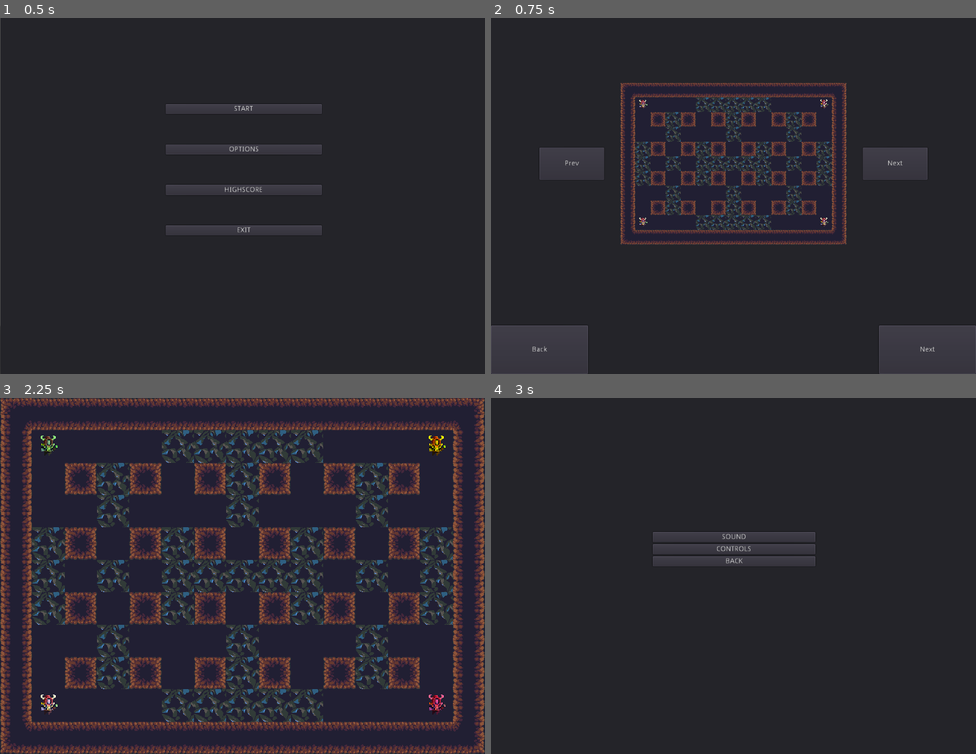
Above: before the commit, frames 1-4 (two rows, left to right).
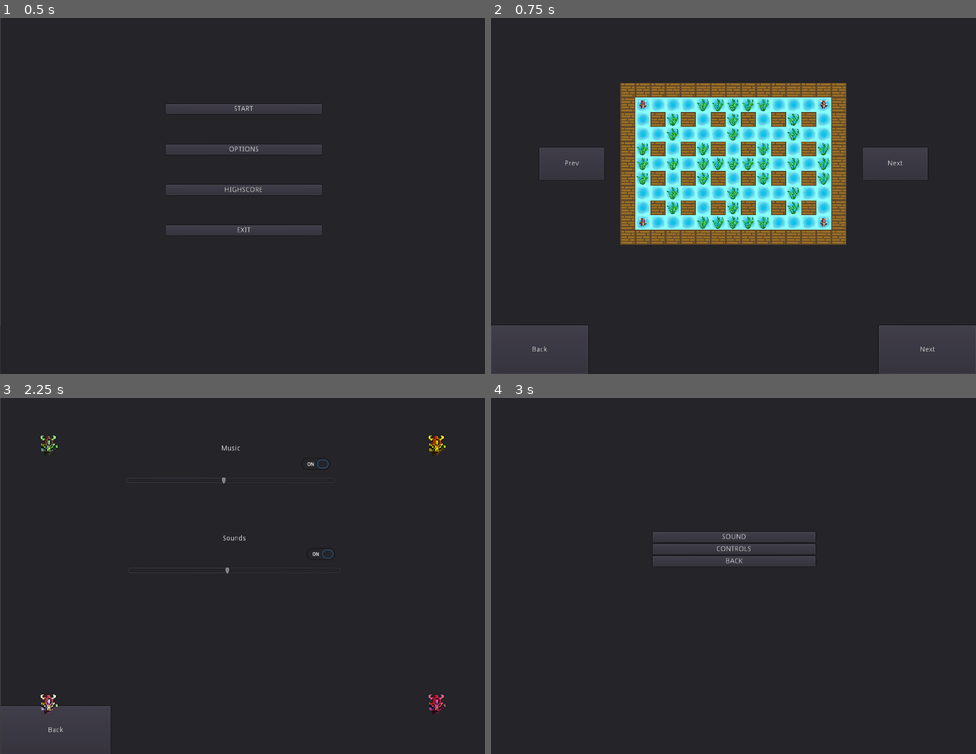
Above: after the commit, the same moments.

Repository: DominikWolek/bomber-game
Game: Godot game, scene res://GUI/Main Scene/MainMenuScene.tscn
The game is run twice, just before and just after one commit, with the same random seed, the same clock (stepped at 60 frames per second) and the same inputs.
Inputs:
- Up to frame 1 (0.5 s): no input
- Up to frame 2 (0.75 s): click "START" at 0.5 s
- Up to frame 3 (2.25 s): click "Next" at 1.25 s; click "Next" at 2 s
- Up to frame 4 (3 s): click "Back" at 2.75 s

Frame 1 is identical in both runs. In frame 2, 20% of the frame differs, in the area x 26-74%, y 18-64%; in frame 3, 27%, in the area x 0-100%, y 0-100%; in frame 4, nothing differs.

Commit message:
Added comments

Diff:
--- a/Bomberman/ConfigurationNode.tscn
+++ b/Bomberman/ConfigurationNode.tscn
@@ -5,6 +5,19 @@
 
 var game_info={} # structure from the configuration file, we use it for writing / reading
 var config_file
+
+\"\"\"
+Method name: load_configuration
+Arguments: none
+The function is responsible for loading all of the fields from the
+configuration file into the structure.
+\"\"\"
+func load_configuration():
+	config_file.load(\"res://config.cfg\")
+	for section in game_info.keys():
+		for key in game_info[section]:
+			game_info[section][key] = config_file.get_value(section,key,null)
+
 
 \"\"\"
 Method name: change_and_commit
@@ -27,50 +40,6 @@
 \"\"\"
 func get_value(section,key):
 	return game_info[section][key]
-
-
-\"\"\"
-Method name: update_move_set
-Arguments: PlayerID
-The function responsible for adding InputEvents to actions.
-\"\"\"
-func update_move_set(PlayerID):
-	var UPevent = InputEventKey.new()
-	UPevent.set_scancode( game_info[PlayerID][\"up\"] )
-	InputMap.action_erase_events(PlayerID+'_ui_up')
-	InputMap.action_add_event( PlayerID+'_ui_up',UPevent)
-
-	var DOWNevent = InputEventKey.new()
-	DOWNevent.set_scancode( game_info[PlayerID][\"down\"] )
-	InputMap.action_erase_events(PlayerID+'_ui_down')
-	InputMap.action_add_event( PlayerID+'_ui_down',DOWNevent)
-
-	var LEFTevent = InputEventKey.new()
-	LEFTevent.set_scancode( game_info[PlayerID][\"left\"] )
-	InputMap.action_erase_events(PlayerID+'_ui_left')
-	InputMap.action_add_event( PlayerID+'_ui_left',LEFTevent)
-
-	var RIGHTevent = InputEventKey.new()
-	RIGHTevent.set_scancode( game_info[PlayerID][\"right\"] )
-	InputMap.action_erase_events(PlayerID+'_ui_right')
-	InputMap.action_add_event( PlayerID+'_ui_right',RIGHTevent)
-
-	var BOMBevent = InputEventKey.new()
-	BOMBevent.set_scancode( game_info[PlayerID][\"bomb\"] )
-	InputMap.action_erase_events(PlayerID+'_ui_select')
-	InputMap.action_add_event( PlayerID+'_ui_select',BOMBevent)
-
-\"\"\"
-Method name: load_configuration
-Arguments: none
-The function is responsible for loading all of the fields from the
-configuration file into the structure.
-\"\"\"
-func load_configuration():
-	config_file.load(\"res://config.cfg\")
-	for section in game_info.keys():
-		for key in game_info[section]:
-			game_info[section][key] = config_file.get_value(section,key,null)
 
 \"\"\"
 Method name: add_actions
@@ -169,7 +138,38 @@
 	update_move_set(\"P1\")
 	update_move_set(\"P2\")
 	update_move_set(\"P3\")
-	update_move_set(\"P4\")"
+	update_move_set(\"P4\")
+
+\"\"\"
+Method name: update_move_set
+Arguments: PlayerID
+The function responsible for adding InputEvents to actions.
+\"\"\"
+func update_move_set(PlayerID):
+	var UPevent = InputEventKey.new()
+	UPevent.set_scancode( game_info[PlayerID][\"up\"] )
+	InputMap.action_erase_events(PlayerID+'_ui_up')
+	InputMap.action_add_event( PlayerID+'_ui_up',UPevent)
+
+	var DOWNevent = InputEventKey.new()
+	DOWNevent.set_scancode( game_info[PlayerID][\"down\"] )
+	InputMap.action_erase_events(PlayerID+'_ui_down')
+	InputMap.action_add_event( PlayerID+'_ui_down',DOWNevent)
+
+	var LEFTevent = InputEventKey.new()
+	LEFTevent.set_scancode( game_info[PlayerID][\"left\"] )
+	InputMap.action_erase_events(PlayerID+'_ui_left')
+	InputMap.action_add_event( PlayerID+'_ui_left',LEFTevent)
+
+	var RIGHTevent = InputEventKey.new()
+	RIGHTevent.set_scancode( game_info[PlayerID][\"right\"] )
+	InputMap.action_erase_events(PlayerID+'_ui_right')
+	InputMap.action_add_event( PlayerID+'_ui_right',RIGHTevent)
+
+	var BOMBevent = InputEventKey.new()
+	BOMBevent.set_scancode( game_info[PlayerID][\"bomb\"] )
+	InputMap.action_erase_events(PlayerID+'_ui_select')
+	InputMap.action_add_event( PlayerID+'_ui_select',BOMBevent)"
 
 [node name="Node2D" type="Node2D"]
 script = SubResource( 1 )
--- a/Bomberman/GUI/Options/Control Options/BOMB.gd
+++ b/Bomberman/GUI/Options/Control Options/BOMB.gd
@@ -4,22 +4,38 @@
 var code
 
 func _ready():
-#funkcja blokuje sygnal i obsluguje zmiane przycisku
 	player_id = get_parent().player_id
+
+"""
+Method name: _on_BOMB_pressed();
+Arguments: N/A
+Function change the key that is corresponding to the parent node's ui_select action
+"""
 func _on_BOMB_pressed():
-	#sprawdzenie czy inny przycisk nie jest obslugiwany
+	#Check if there is no concurrent signal handling
 	if ( get_parent().get_parent().getSignal() == true ):
 		return
 	else:
+		#Get the exclussiveness for input handling
 		get_parent().get_parent().setSignalOn()
-	#proces obslugi wejscia
+
 	set_process_input(true)
 	add_user_signal("AnyKeyClicked")
+
+	#Waiting for _input() to trigger signal
 	yield(self,"AnyKeyClicked")
-#funkcja nadpisujaca standardowa obsluge wejscia
+	get_parent().get_parent().setSignalOff()
+	#Change the action in ConfigurationNode
 	get_node("/root/ConfigurationNode").change_and_commit(player_id,"bomb",code)
 	get_node("/root/ConfigurationNode").update_move_set(player_id)
-	get_parent().get_parent().setSignalOff()
+
+
+
+"""
+Method name: _input();
+Arguments: event
+Function get event from system, and trigger special signal, that is handled by button.
+"""
 func _input(event):
 	if event is InputEventKey:
 			 code = event.get_scancode()
--- a/Bomberman/GUI/Options/Control Options/DOWN.gd
+++ b/Bomberman/GUI/Options/Control Options/DOWN.gd
@@ -7,22 +7,36 @@
 	player_id = get_parent().player_id
 
 
-#funkcja blokuje sygnal i obsluguje zmiane przycisku
+"""
+Method name: _on_DOWN_pressed();
+Arguments: N/A
+Function change the key that is corresponding to the parent node's ui_down action
+"""
 func _on_DOWN_pressed():
-	#sprawdzenie czy inny przycisk nie jest obslugiwany
+	#Check if there is no concurrent signal handling
 	if ( get_parent().get_parent().getSignal() == true ):
 		return
 	else:
+		#Get the exclussiveness for input handling
 		get_parent().get_parent().setSignalOn()
-	#proces obslugi wejscia
+
 	set_process_input(true)
 	add_user_signal("AnyKeyClicked")
+	#Waiting for _input() to trigger signal
 	yield(self,"AnyKeyClicked")
+	get_parent().get_parent().setSignalOff()
+	#Change the action in ConfigurationNode
 	get_node("/root/ConfigurationNode").change_and_commit(player_id,"down",code)
 	get_node("/root/ConfigurationNode").update_move_set(player_id)
-	get_parent().get_parent().setSignalOff()
 
-#funkcja nadpisujaca standardowa obsluge wejscia
+
+
+
+"""
+Method name: _input();
+Arguments: event
+Function get event from system, and trigger special signal, that is handled by button.
+"""
 func _input(event):
 	if event is InputEventKey:
 			 code = event.get_scancode()
--- a/Bomberman/GUI/Options/Control Options/LEFT.gd
+++ b/Bomberman/GUI/Options/Control Options/LEFT.gd
@@ -4,25 +4,39 @@
 var code
 
 func _ready():
+	player_id = get_parent().player_id
 
-#funkcja blokuje sygnal i obsluguje zmiane przycisku
+"""
+Method name: _on_LEFT_pressed();
+Arguments: N/A
+Function change the key that is corresponding to the parent node's ui_left action
+"""
+func _on_LEFT_pressed():
 
-	player_id = get_parent().player_id
-func _on_LEFT_pressed():
-	#sprawdzenie czy inny przycisk nie jest obslugiwany
+	#Check if there is no concurrent signal handling
 	if ( get_parent().get_parent().getSignal() == true ):
 		return
 	else:
+		#Get the exclussiveness for input handling
 		get_parent().get_parent().setSignalOn()
-	#proces obslugi wejscia
+
 	set_process_input(true)
 	add_user_signal("AnyKeyClicked")
+
+	#Waiting for _input() to trigger signal
 	yield(self,"AnyKeyClicked")
 	get_parent().get_parent().setSignalOff()
+	#Change the action in ConfigurationNode
 	get_node("/root/ConfigurationNode").change_and_commit(player_id,"left",code)
 	get_node("/root/ConfigurationNode").update_move_set(player_id)
 
-#funkcja nadpisujaca standardowa obsluge wejscia
+
+
+"""
+Method name: _input();
+Arguments: event
+Function get event from system, and trigger special signal, that is handled by button.
+"""
 func _input(event):
 	if event is InputEventKey:
 			 code = event.get_scancode()
--- a/Bomberman/GUI/Options/Control Options/RIGHT.gd
+++ b/Bomberman/GUI/Options/Control Options/RIGHT.gd
@@ -4,24 +4,41 @@
 var code
 
 func _ready():
-#funkcja blokuje sygnal i obsluguje zmiane przycisku
 	player_id = get_parent().player_id
+
+
+
+"""
+Method name: _on_RIGHT_pressed();
+Arguments: N/A
+Function change the key that is corresponding to the parent node's ui_right action
+"""
 func _on_RIGHT_pressed():
-	#sprawdzenie czy inny przycisk nie jest obslugiwany
+
+	#Check if there is no concurrent signal handling
 	if ( get_parent().get_parent().getSignal() == true ):
 		return
 	else:
+		#Get the exclussiveness for input handling
 		get_parent().get_parent().setSignalOn()
-	#proces obslugi wejscia
+
 	set_process_input(true)
 	add_user_signal("AnyKeyClicked")
+
+	#Waiting for _input() to trigger signal
 	yield(self,"AnyKeyClicked")
 	get_parent().get_parent().setSignalOff()
-#funkcja nadpisujaca standardowa obsluge wejscia
+
+	#Change the action in ConfigurationNode
 	get_node("/root/ConfigurationNode").change_and_commit(player_id,"right",code)
 	get_node("/root/ConfigurationNode").update_move_set(player_id)
 
 
+"""
+Method name: _input();
+Arguments: event
+Function get event from system, and trigger special signal, that is handled by button.
+"""
 func _input(event):
 	if event is InputEventKey:
 			 code = event.get_scancode()
--- a/Bomberman/GUI/Options/Control Options/UP.gd
+++ b/Bomberman/GUI/Options/Control Options/UP.gd
@@ -8,24 +8,37 @@
 	player_id = get_parent().player_id
 
 
-#funkcja blokuje sygnal i obsluguje zmiane przycisku
+"""
+Method name: _on_UP_pressed();
+Arguments: N/A
+Function change the key that is corresponding to the parent node's ui_up action
+"""
 func _on_UP_pressed():
 
-	#sprawdzenie czy inny przycisk nie jest obslugiwany
+	#Check if there is no concurrent signal handling
 	if ( get_parent().get_parent().getSignal() == true ):
 		return
 	else:
+	#Get the exclussiveness for input handling
 		get_parent().get_parent().setSignalOn()
 
-	#proces obslugi wejscia
+
 	set_process_input(true)
 	add_user_signal("AnyKeyClicked")
+
+	#Waiting for _input() to trigger signal
 	yield(self,"AnyKeyClicked")
 	get_parent().get_parent().setSignalOff()
 
-#funkcja nadpisujaca standardowa obsluge wejscia
+#	#Change the action in ConfigurationNode
 	get_node("/root/ConfigurationNode").change_and_commit(player_id,"up",code)
 	get_node("/root/ConfigurationNode").update_move_set(player_id)
+
+"""
+Method name: _input();
+Arguments: event
+Function get event from system, and trigger special signal, that is handled by button.
+"""
 func _input(event):
 	if event is InputEventKey:
 		code = event.get_scancode()
--- a/Bomberman/GUI/Options/Sound Options/MusicSwitch.gd
+++ b/Bomberman/GUI/Options/Sound Options/MusicSwitch.gd
@@ -7,7 +7,7 @@
 		Sounds.get_tree().call_group("Sounds", "set_stream_paused", !pressed)
 
 """
-Method name:
+Method name: _on_MusicSwitch_toggled
 Arguments: button_pressed
 Function set music ON/OFF
 """
--- a/Bomberman/config.cfg
+++ b/Bomberman/config.cfg
@@ -1,6 +1,6 @@
 [map]
 
-map_type=1
+map_type=3
 
 [P1]
 
Not shown, changed: Documentation/Opis zastosowanych rozwiazan.docx
